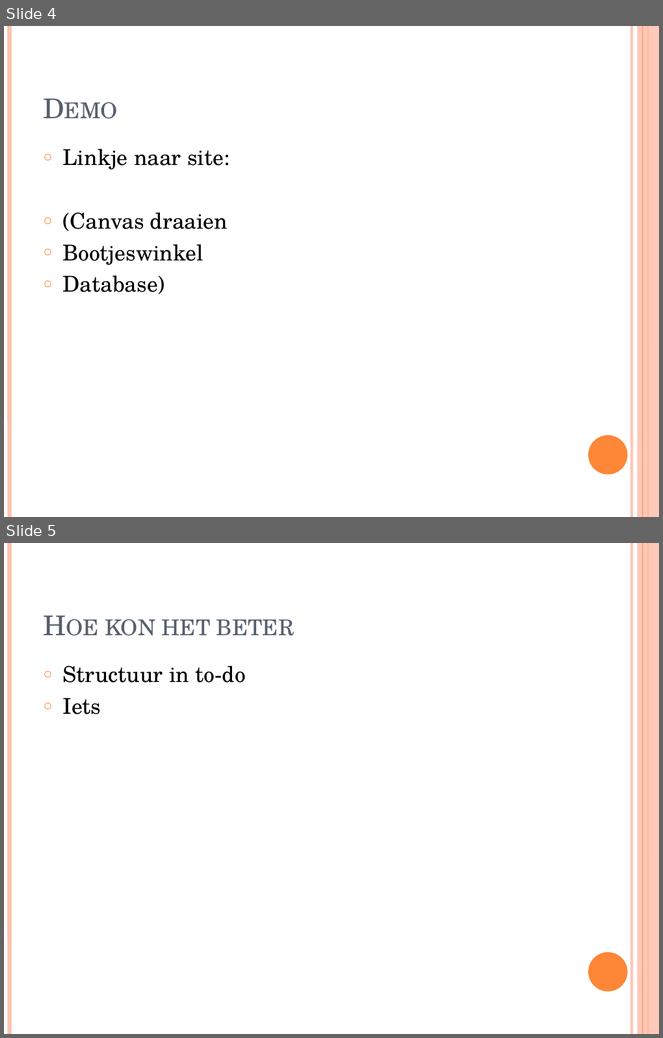
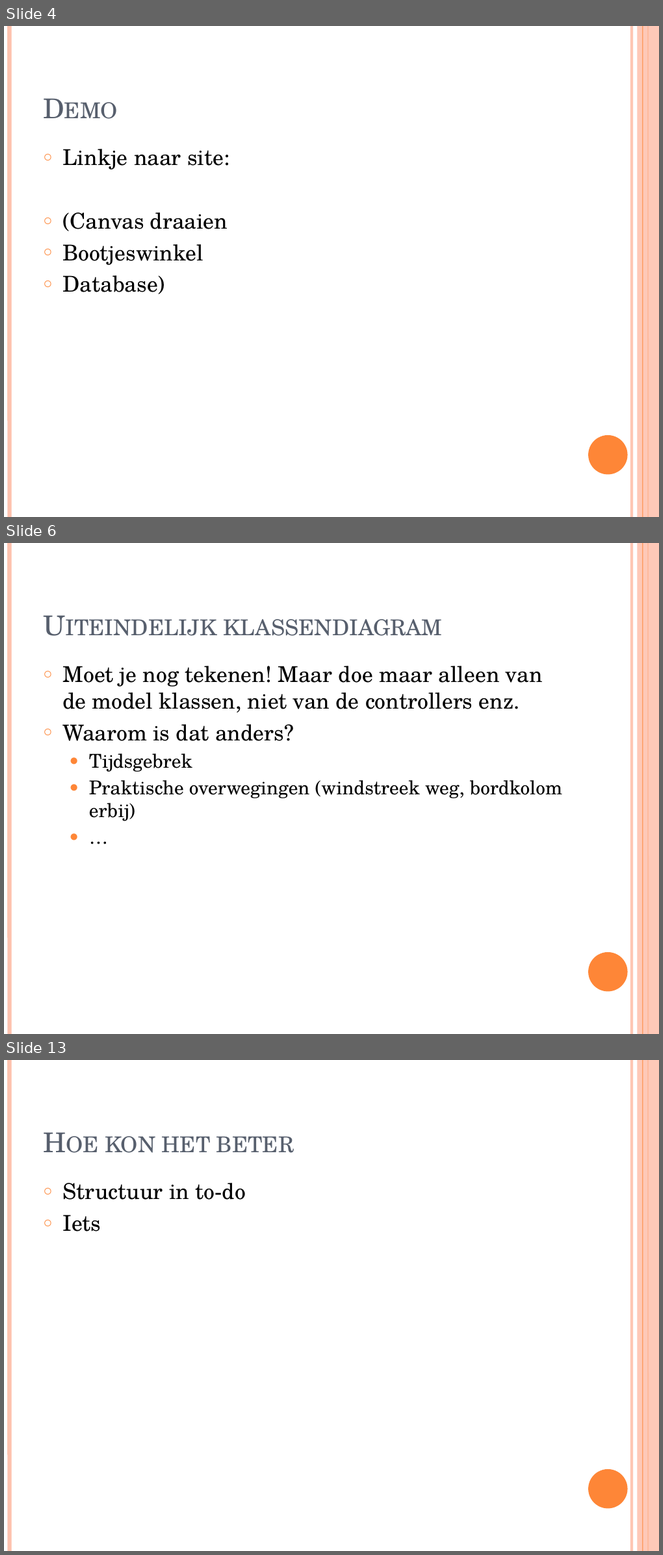
Before and after one commit to jennydenouden/spel, a slide deck: presentatie.pptx. Shown one above the other, each under a label of ours: slides 4 and 5 before the commit, slides 4, 6 and 13 after it; the slides between them are not shown. The pictures are 663x1038 and 663x1555 pixels, drawn with LibreOffice and Linux fonts; fonts in the diff are those of the drawing. Boxes give left, top, right and bottom in pixels: in the first picture for what was removed or moved away, otherwise in the second. Text is boxed around its words. In the diff, an @@ line names an element or a change of style, - is before the commit and + after.

```diff
--- a/presentatie.pptx
+++ b/presentatie.pptx
@@ slide 6 added at (4,543,659,1034), background #FFFFFF; not listed: 6 template elements that a slide beside it also shows @@
@@ title added at (223,619,442,636), 30 pt, text #575F6D, small capitals @@
+Uiteindelijk klassendiagram
@@ text added at (63,666,562,821), 24 pt, text #000000 @@
+○ Moet je nog tekenen! Maar doe maar alleen van de model klassen, niet van de controllers enz.
+○ Waarom is dat anders?
+  ● Tijdsgebrek
+  ● Praktische overwegingen (windstreek weg, bordkolom erbij)
+  ● …
@@ what was slide 5 is now slide 13 @@
```
Also in this commit, not shown: 7 other slides added.
